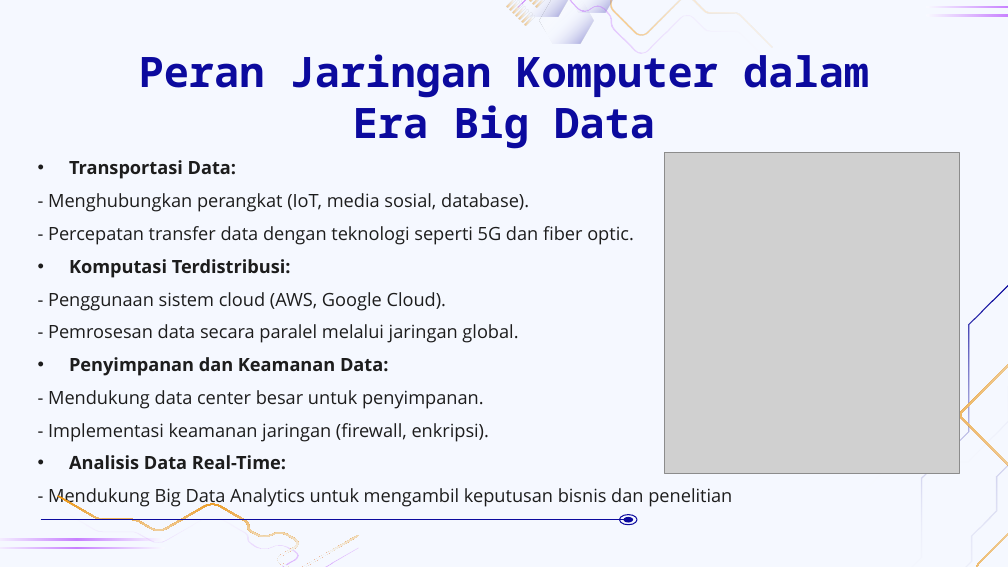
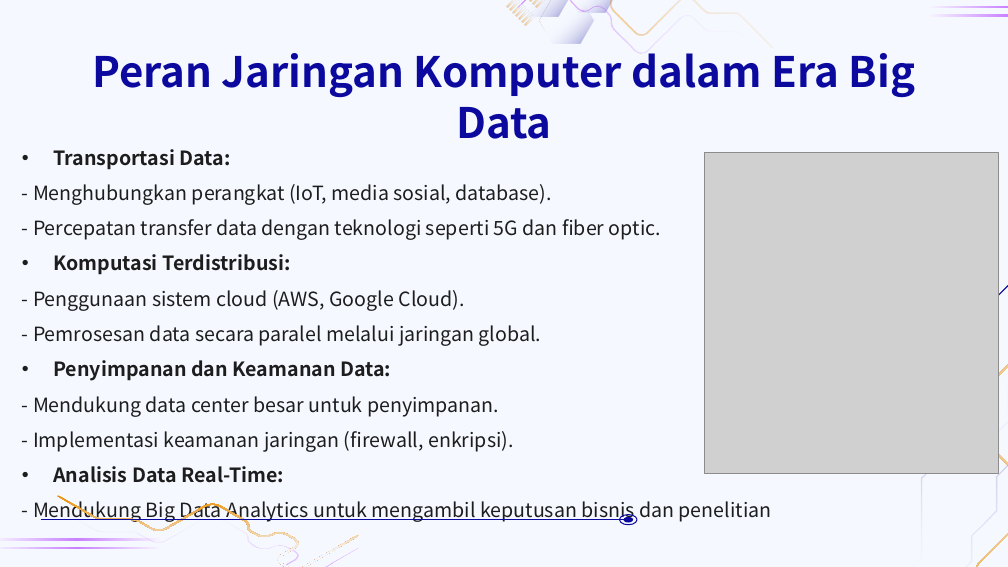
Before and after one commit to eja2003/Borneo, a slide deck: slide 4 of PPT jarkas.pptx. Drawn at 1008x567 pixels with LibreOffice and Linux fonts; fonts in the diff are those of the drawing; grey boxes stand for pictures; background and template pictures are left out. Boxes give left, top, right and bottom in pixels: in the first picture for what was removed or moved away, otherwise in the second. Text is boxed around its words. In the diff, an @@ line names an element or a change of style, - is before the commit and + after.

```diff
--- a/PPT jarkas.pptx
+++ b/PPT jarkas.pptx
@@ title "Peran Jaringan Komputer dalam Era ..." at bbox=[92, 53, 915, 139]: font Noto Sans Mono to Noto Sans CJK JP @@
@@ subtitle "Transportasi Data:": place and size @@
-subtitle "Transportasi Data:" at bbox=[48, 160, 732, 508]
+subtitle "Transportasi Data:" at bbox=[33, 149, 772, 523]
@@ subtitle "Transportasi Data:" at bbox=[33, 149, 772, 523]: size 13 to 14 pt, font Open Sans to Noto Sans CJK JP @@
@@ picture: place and size @@
-picture at bbox=[665, 152, 960, 473]
+picture at bbox=[705, 152, 999, 473]
```
Also in this commit, not shown: 23 other slides changed.
